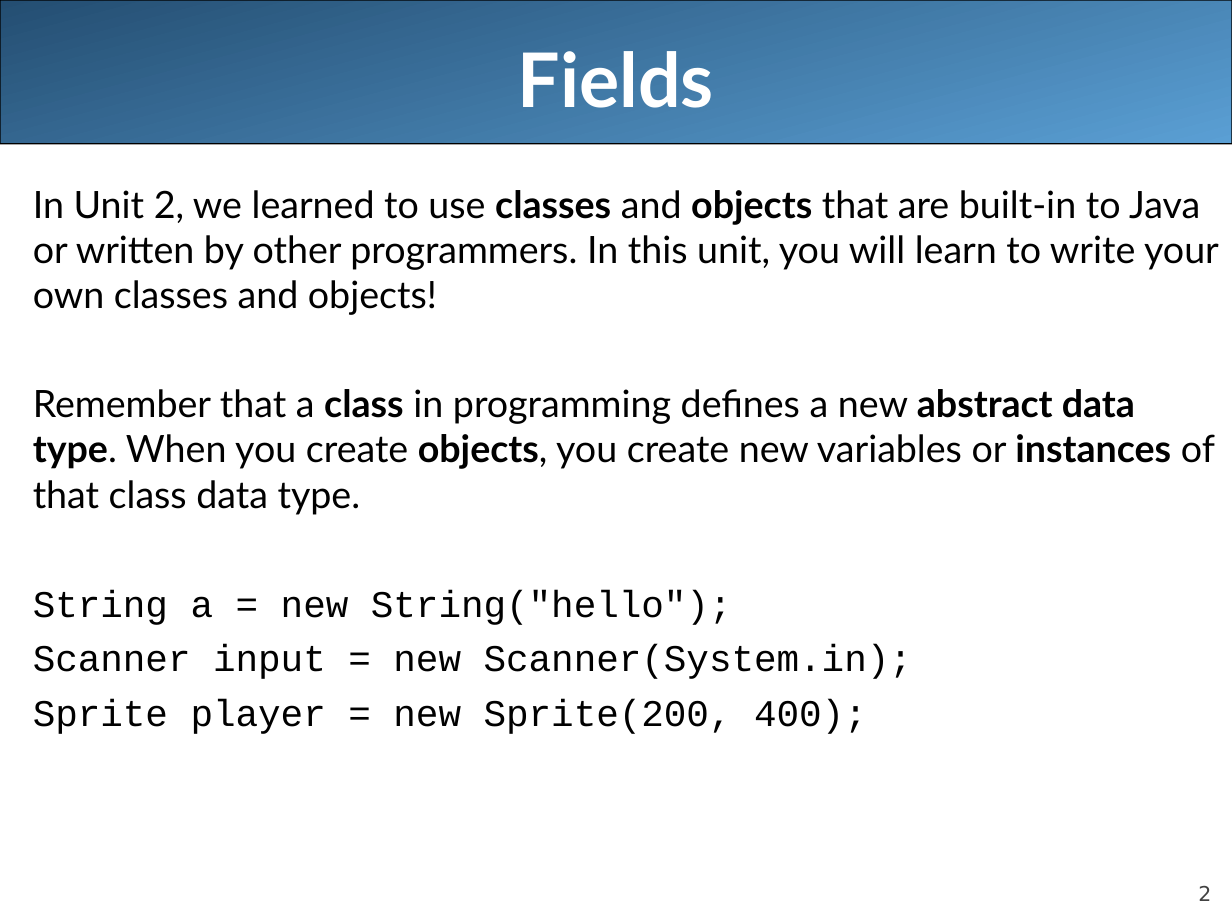
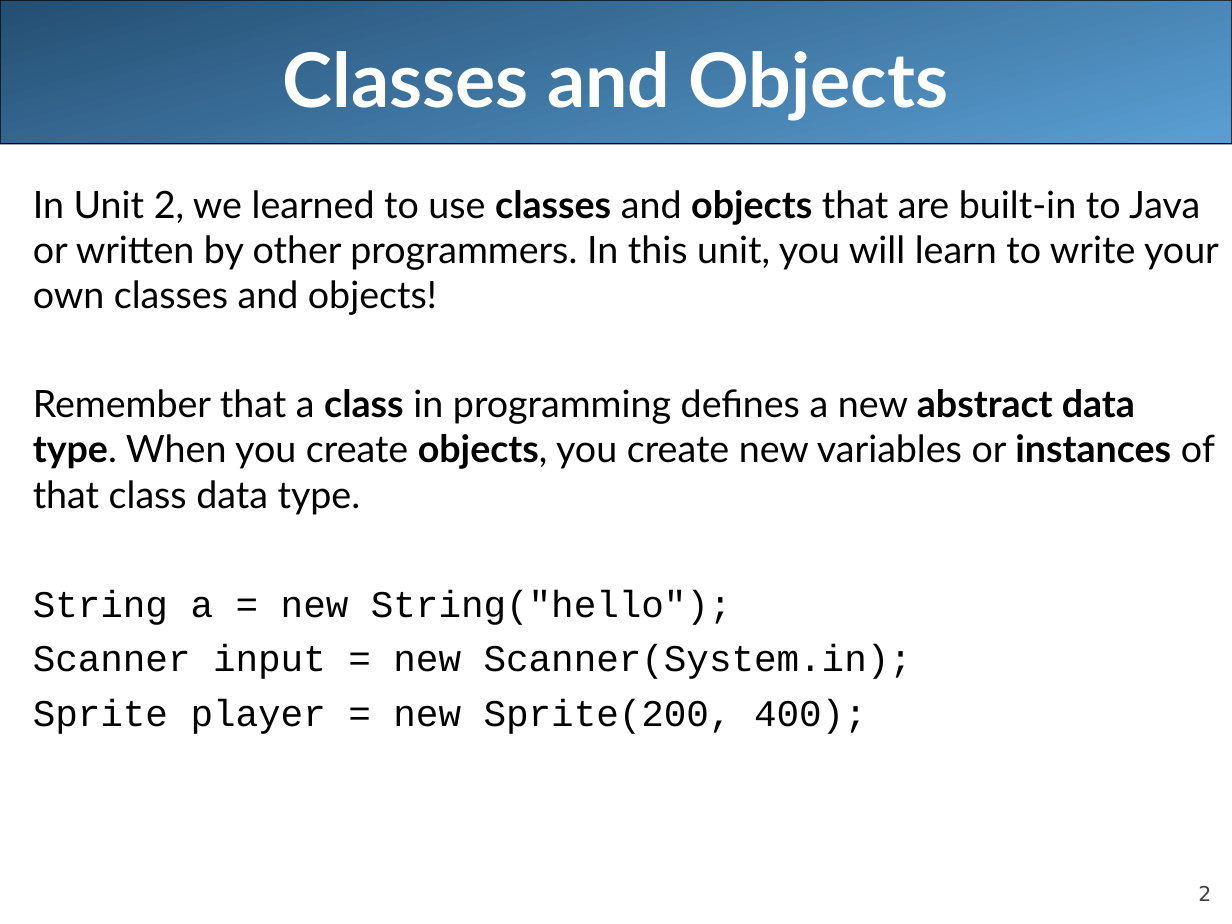
Before and after one commit to LongBaoNguyen/longbaonguyen.github.io, a slide deck: slide 2 of courses/apcsa/lecture13.ppt. Drawn at 1232x924 pixels with LibreOffice and Linux fonts; fonts in the diff are those of the drawing. Boxes give left, top, right and bottom in pixels: in the first picture for what was removed or moved away, otherwise in the second. Text is boxed around its words. In the diff, an @@ line names an element or a change of style, - is before the commit and + after.

```diff
--- a/courses/apcsa/lecture13.ppt
+++ b/courses/apcsa/lecture13.ppt
@@ title at <box>283,51,949,120</box>: text changed @@
-Fields
+Classes and Objects
```
Also in this commit, not shown: 12 other slides changed, 1 other file.
